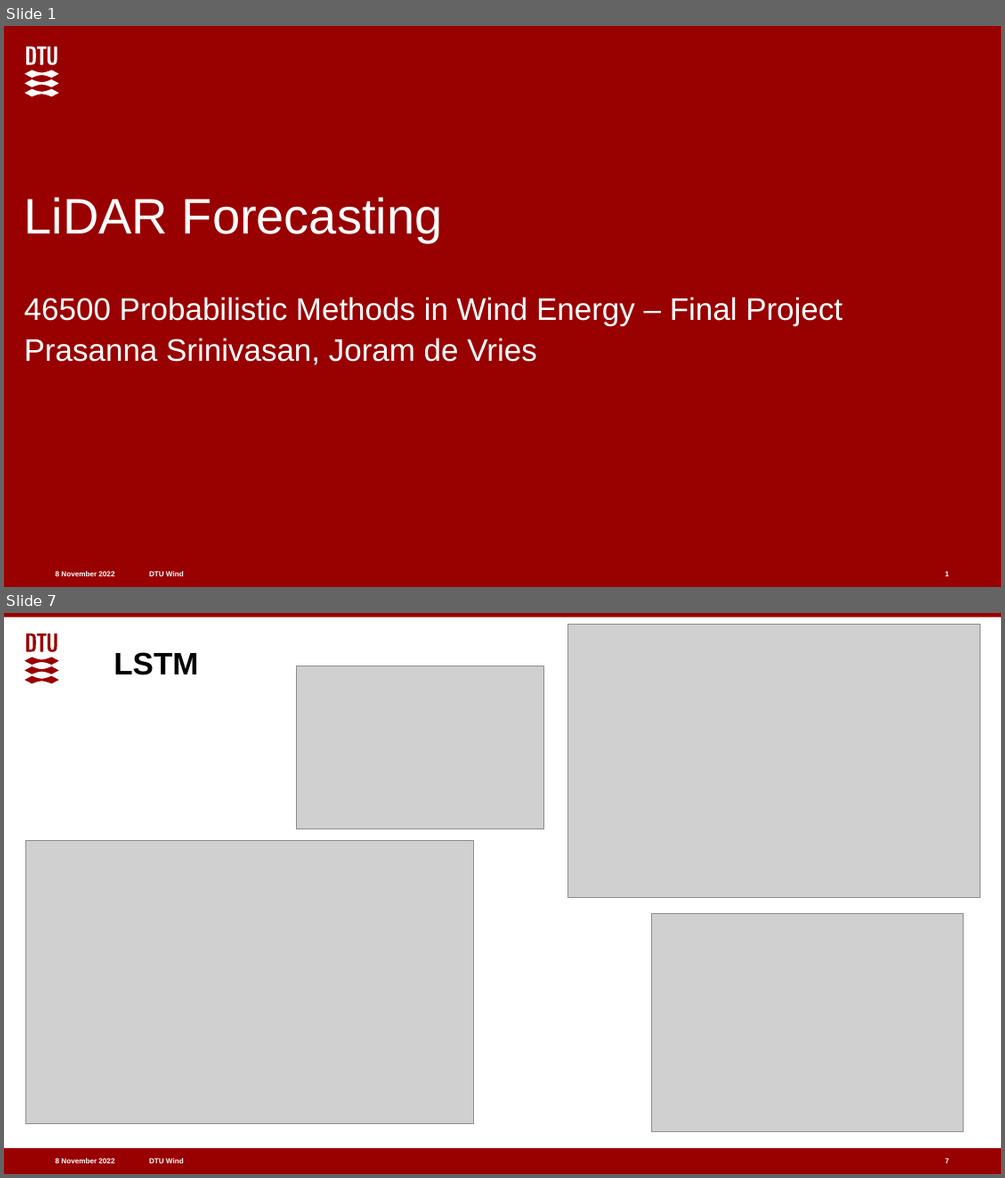
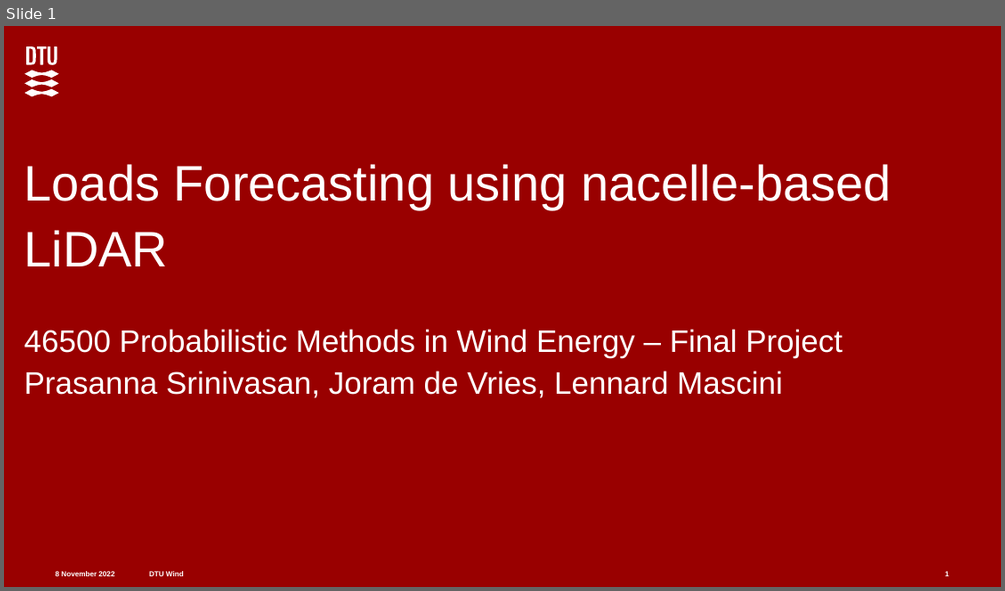
Before and after one commit to joramdevries/ProbabilisticMethods, a slide deck: Final_Project/FeedbackPresentation.pptx. Shown one above the other, each under a label of ours: slides 1 and 7 before the commit, slide 1 after it; the slides between them are not shown. The pictures are 1005x1178 and 1005x591 pixels, drawn with LibreOffice and Linux fonts; fonts in the diff are those of the drawing; grey boxes stand for pictures. Boxes give left, top, right and bottom in pixels: in the first picture for what was removed or moved away, otherwise in the second. Text is boxed around its words. In the diff, an @@ line names an element or a change of style, - is before the commit and + after.

```diff
--- a/Final_Project/FeedbackPresentation.pptx
+++ b/Final_Project/FeedbackPresentation.pptx
@@ slide 7 removed at <box>4,613,1001,1174</box>, background #FFFFFF; not listed: 4 template elements that a slide beside it also shows @@
@@ freeform shape removed at <box>25,634,59,684</box> @@
@@ picture removed at <box>568,625,979,897</box> @@
@@ title removed at <box>113,652,198,675</box> @@
-LSTM
@@ picture removed at <box>297,666,544,829</box> @@
@@ picture removed at <box>25,840,474,1123</box> @@
@@ picture removed at <box>652,913,963,1131</box> @@
@@ page number removed at <box>945,1158,949,1163</box> @@
-7
@@ slide 1 changed as well @@
@@ subtitle at <box>24,164,891,266</box>: text changed @@
-LiDAR Forecasting
+Loads Forecasting using nacelle-based LiDAR
@@ subtitle at <box>24,370,783,398</box>: text changed @@
-Prasanna Srinivasan, Joram de Vries
+Prasanna Srinivasan, Joram de Vries, Lennard Mascini
```
Also in this commit, not shown: 6 other slides changed, 1 slide added, 3 other files.
